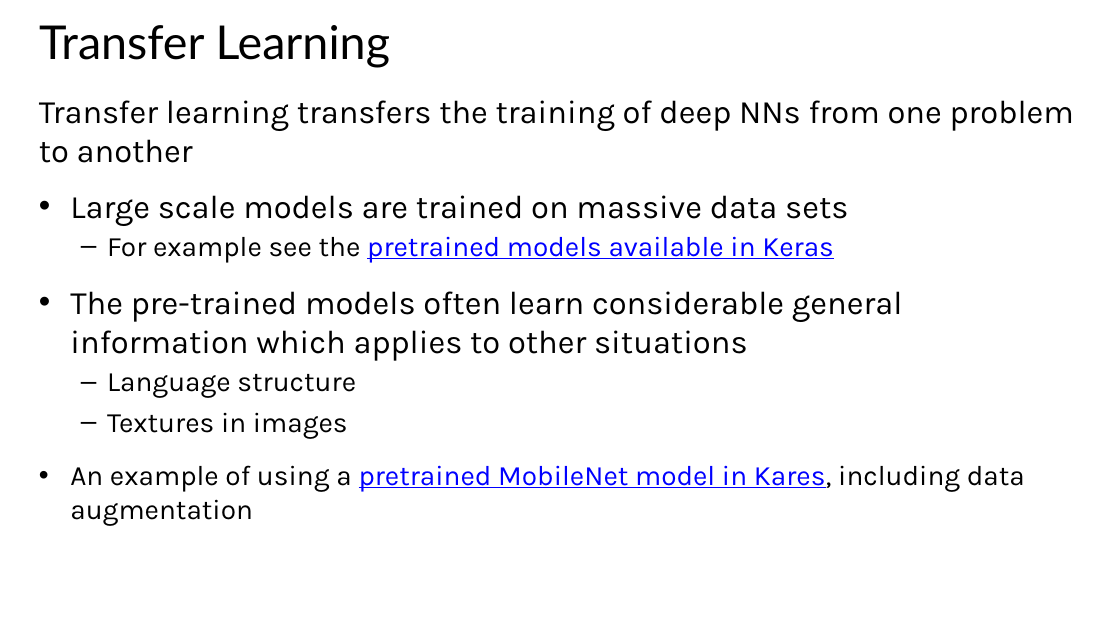
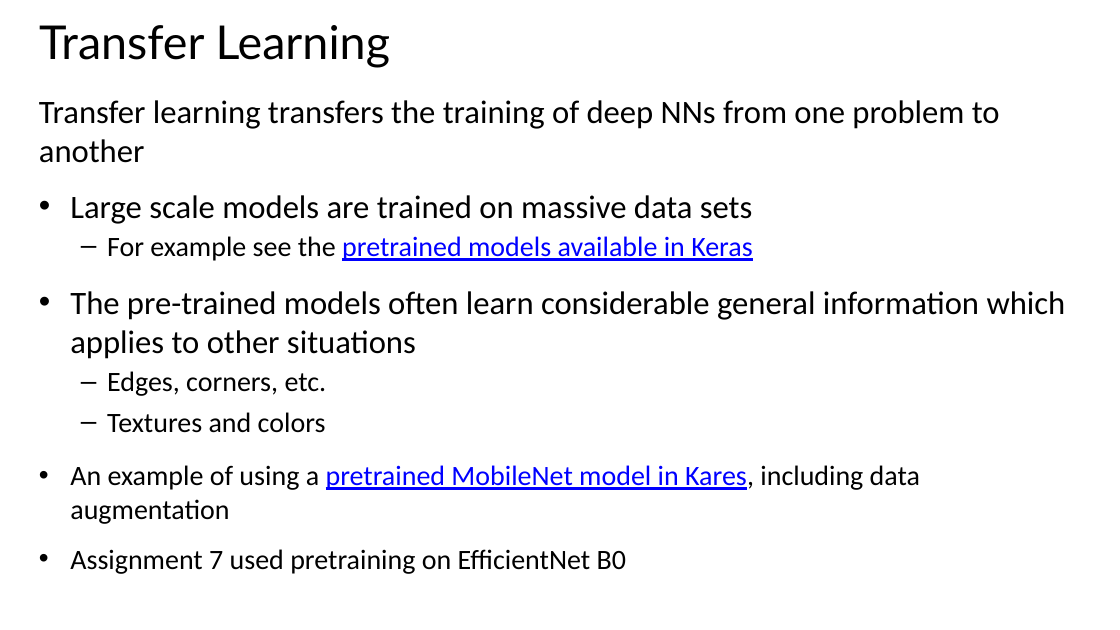
Before and after one commit to StephenElston/CSCI-E25, a slide deck: slide 69 of Slides/6_ConvolutionalNNs.pptx. Drawn at 1120x630 pixels with LibreOffice and Linux fonts; fonts in the diff are those of the drawing. Boxes give left, top, right and bottom in pixels: in the first picture for what was removed or moved away, otherwise in the second. Text is boxed around its words. In the diff, an @@ line names an element or a change of style, - is before the commit and + after.

Commit message:
Update transfer learning slides

```diff
--- a/Slides/6_ConvolutionalNNs.pptx
+++ b/Slides/6_ConvolutionalNNs.pptx
@@ text at (39,100,1066,524): font Karla to Calibri in "Transfer learning transfers the training of deep ...", "Large scale models are trained on massive ...", "For example see the pretrained models available ...", "The pre-trained models often learn considerable general ..." and 1 more places @@
@@ text at (107,371,327,433): text changed; font Karla to Calibri @@
-  – Language structure
-  – Textures in images
+  – Edges, corners, etc.
+  – Textures and colors
@@ text at (70,549,626,574): paragraph added @@
+• Assignment 7 used pretraining on EfficientNet B0
```
Also in this commit, not shown: 5 other slides changed, 1 slide added.
